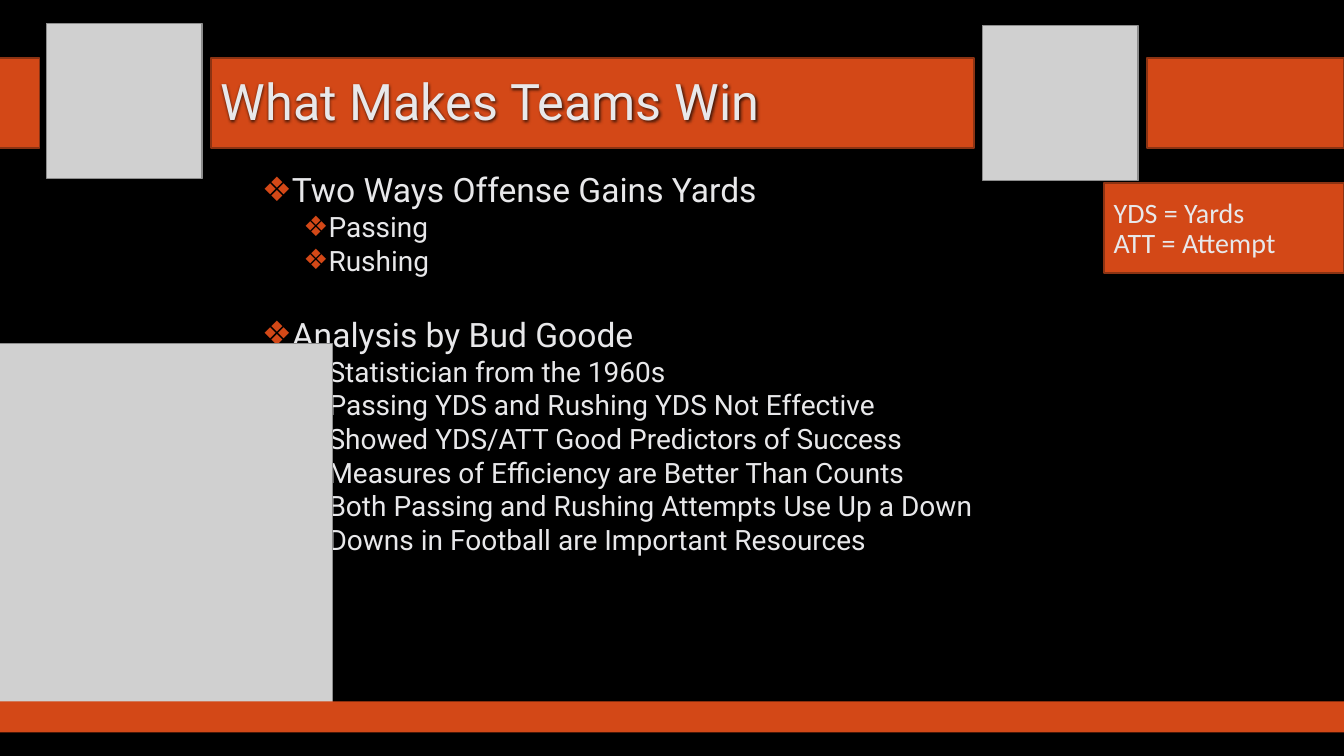
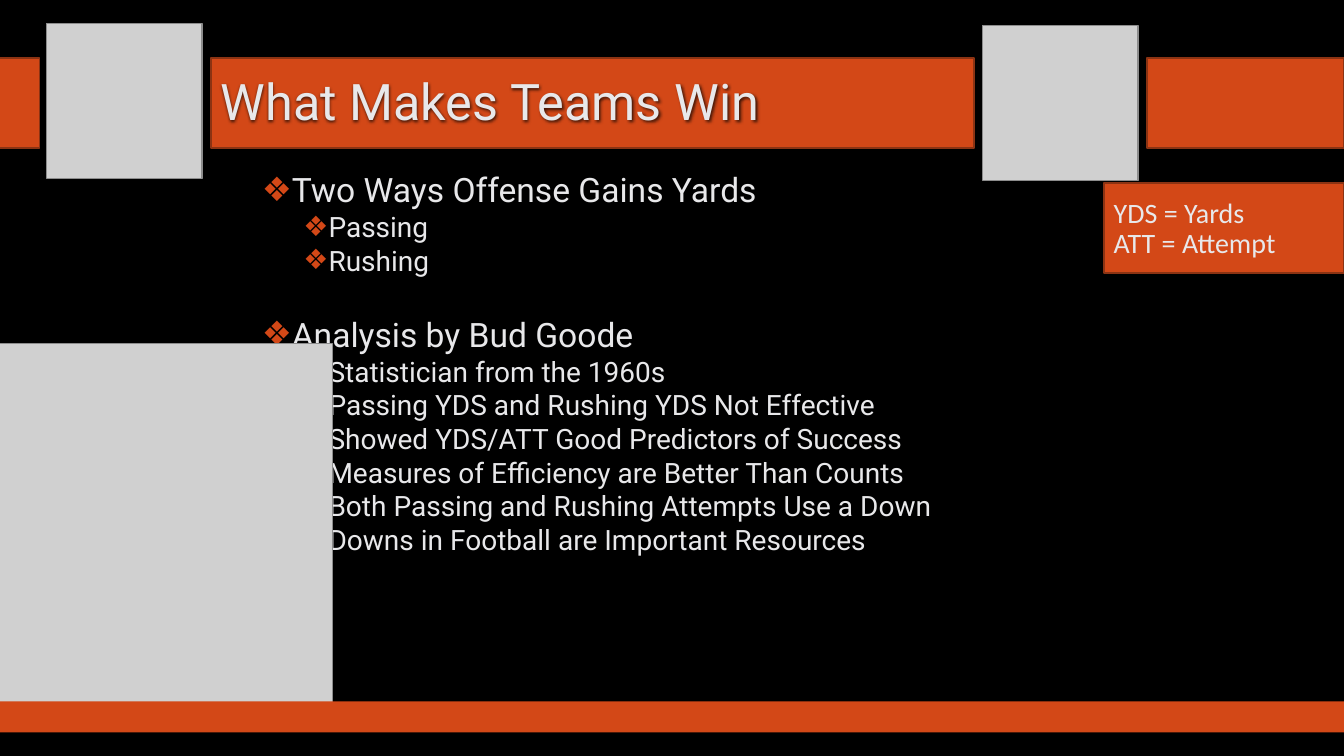
Before and after one commit to SuperMarioGiacomazzo/STOR538_WEBSITE, a slide deck: slide 3 of Slides/Football 1/Footballl_1_Lecture.pptx. Drawn at 1344x756 pixels with LibreOffice and Linux fonts; fonts in the diff are those of the drawing; grey boxes stand for pictures; background and template pictures are left out. Boxes give left, top, right and bottom in pixels: in the first picture for what was removed or moved away, otherwise in the second. Text is boxed around its words. In the diff, an @@ line names an element or a change of style, - is before the commit and + after.

```diff
--- a/Slides/Football 1/Footballl_1_Lecture.pptx
+++ b/Slides/Football 1/Footballl_1_Lecture.pptx
@@ text at (329,490,931,523): text changed @@
-  ❖ Both Passing and Rushing Attempts Use Up a Down
+  ❖ Both Passing and Rushing Attempts Use a Down
```
Also in this commit, not shown: 1 other slide changed, 3 other files.
